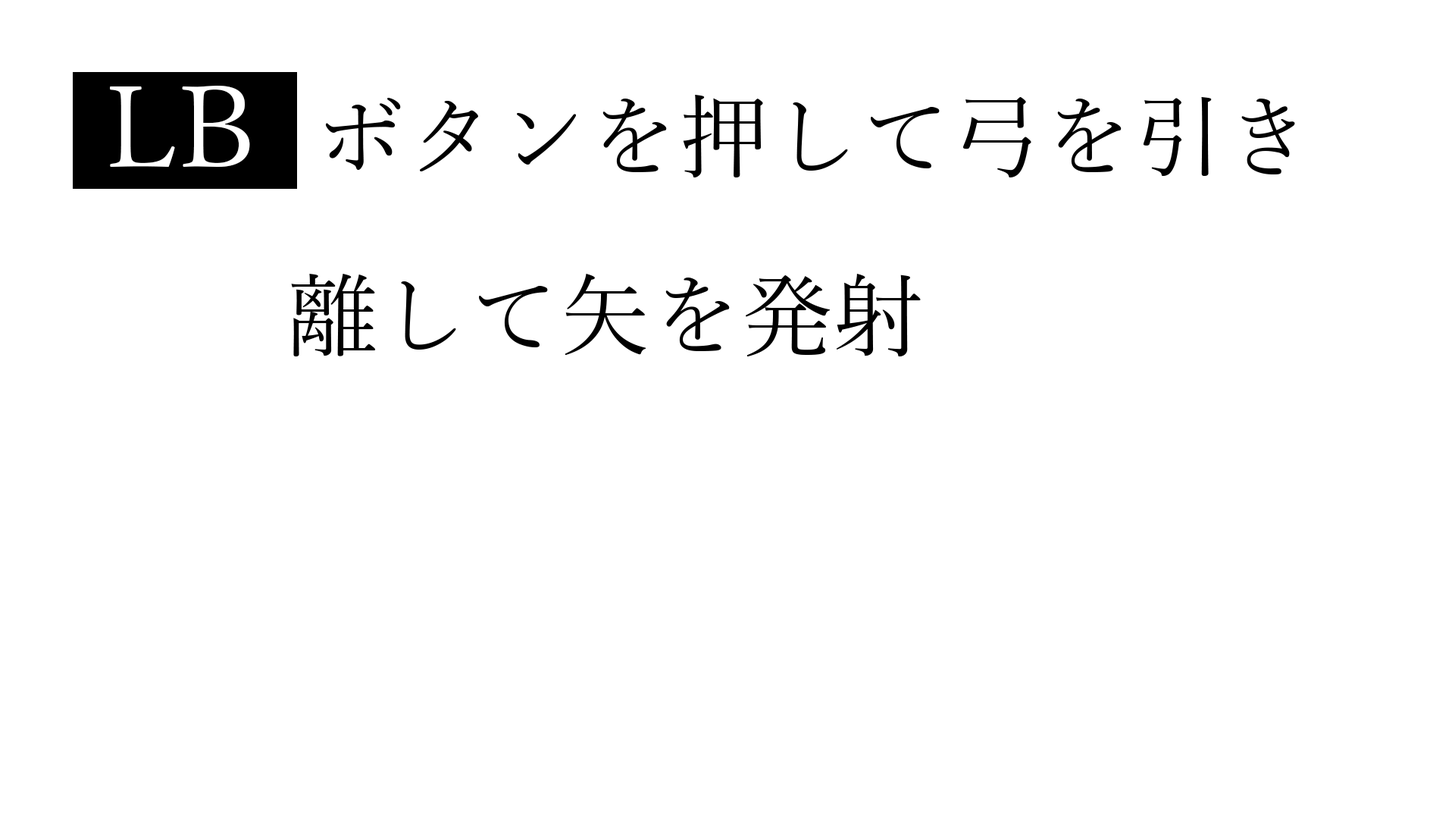
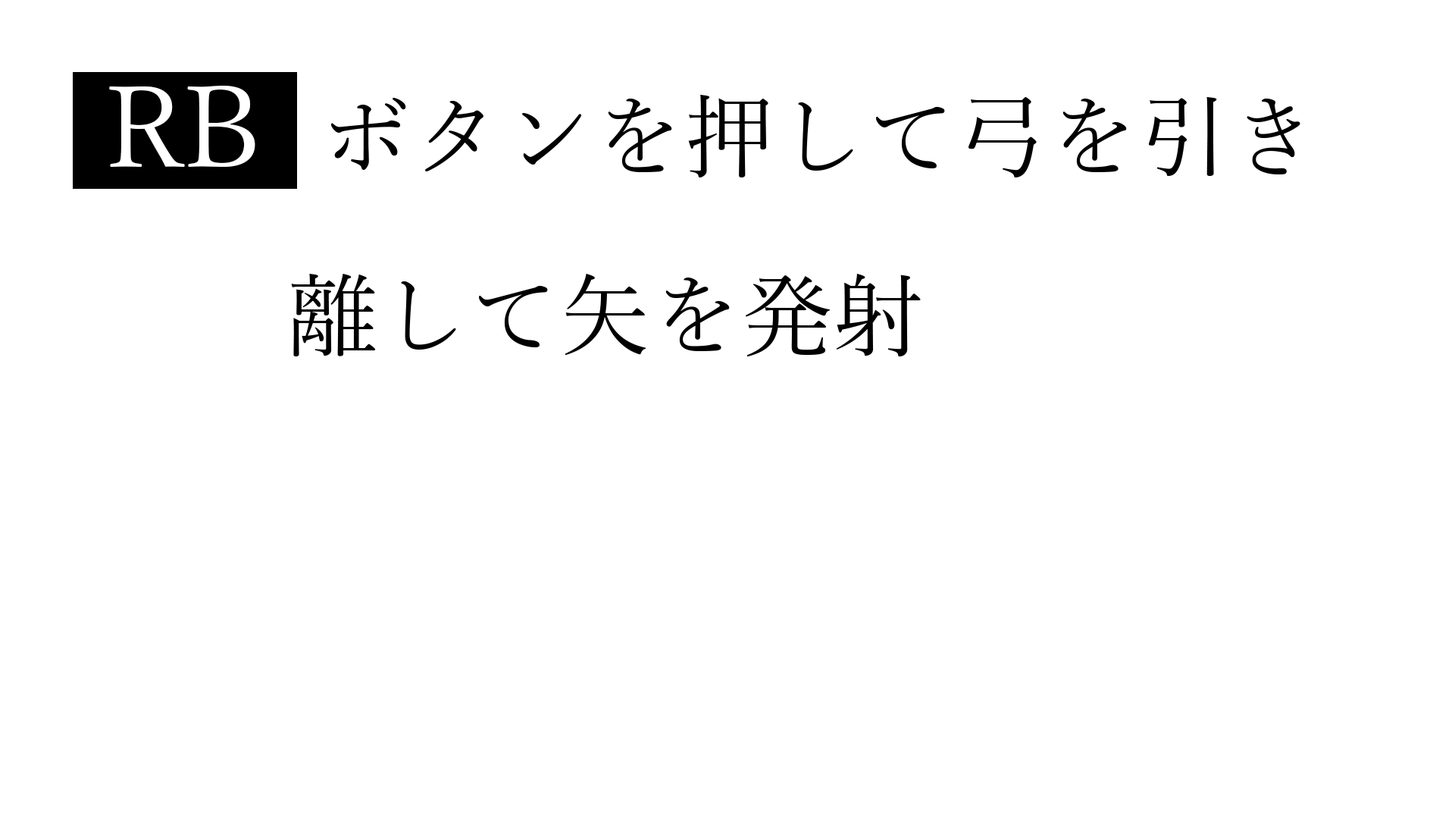
Layers edited between the first and the second 1455x819 image:
renamed "LB ボタンを押して弓を引き 離して矢を発射" to "RB ボタンを押して弓を引き 離して矢を発射", painted on it over [109, 85, 1301, 178]
